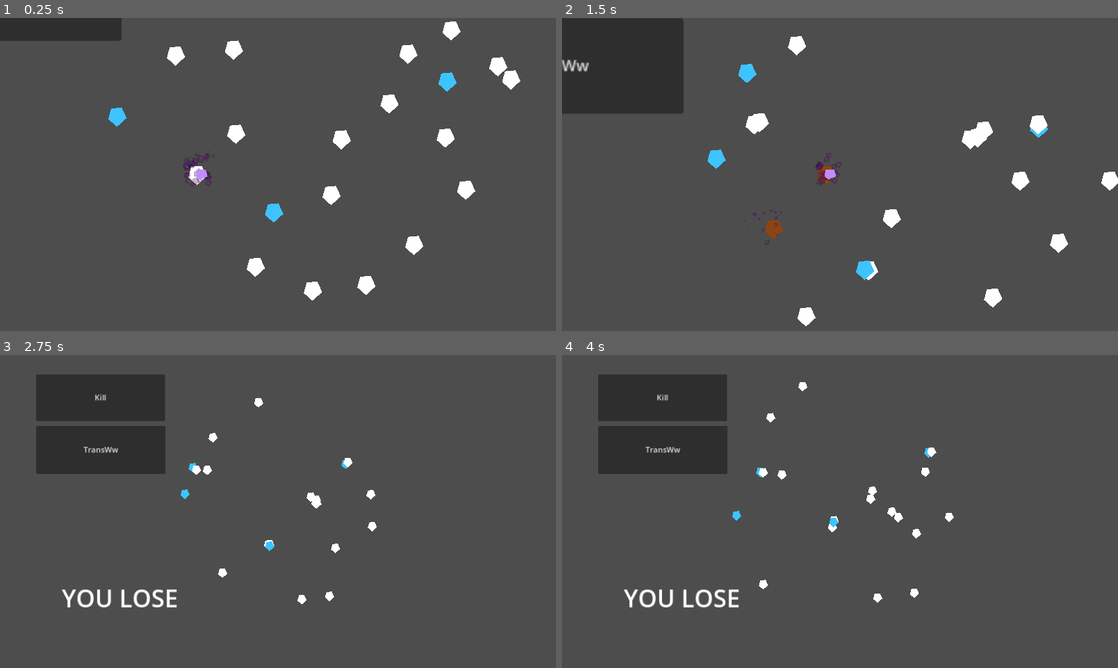
Above: before the commit, frames 1-4 (two rows, left to right).
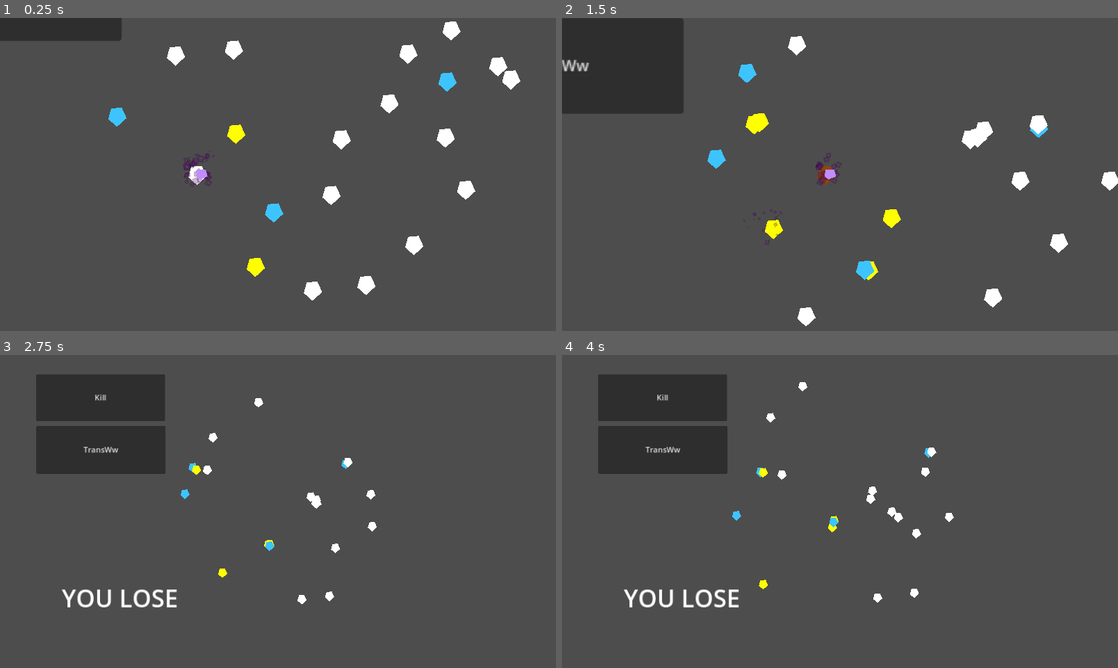
Above: after the commit, the same moments.

Repository: patator62180/Expelemalum
Game: Godot game, scene res://modules/world/world.tscn
Two runs of this game, one before a commit and one after it. Both use one fixed random seed, a clock stepped at 60 frames per second and the inputs below. The engine's default icon, where the game draws it, is replaced by a stand-in: a white triangle on a blue panel in a dark square. Sound files missing from this copy of the repository are replaced by a short silence.
Inputs:
- Up to frame 1 (0.25 s): no input
- Up to frame 2 (1.5 s): tap Enter at 0.5 s; hold Right (right) 0.53-1.28 s; tap Space (activate) at 0.6, 1.35 s; hold Down (down) from 1.28 s (still down)
- Up to frame 3 (2.75 s): release Down (down) at 2.03 s; hold Right (right) from 2.03 s (still down); tap Space (activate) at 2.1 s
- Up to frame 4 (4 s): release Right (right) at 2.78 s; hold Up (up) 2.78-3.53 s; tap Space (activate) at 2.85, 3.6 s; hold Left (left) from 3.53 s (still down)

The runs differ from the first frame. In frame 1, 0.3% of the frame differs, in the area x 40-48%, y 34-83%; in frame 2, 0.5%, in the area x 33-61%, y 30-84%; in frame 3, less than 0.1%; in frame 4, 0.1%.

Commit message:
color cursable character

Diff:
--- a/modules/curse/curse.gd
+++ b/modules/curse/curse.gd
@@ -3,6 +3,8 @@
 
 @export_node_path("Node2D") var INITIALLY_CURSED_CHARACTER : NodePath
 var cursed_character : Node2D = null
+
+var area_array : Array
 
 signal curse
 signal cantCurse
@@ -36,6 +38,10 @@
 func _process(delta : float):
 	if not Engine.is_editor_hint():
 		global_position = cursed_character.global_position
+		if area_array:
+			_highlightCursableCharacters(area_array, false)
+		area_array = _process_area_array()
+		_highlightCursableCharacters(area_array, true)
 
 func _input(event : InputEvent):
 	if not Engine.is_editor_hint():
@@ -65,6 +71,19 @@
 					else:
 						emit_signal("cantCurse")
 
+func _process_area_array() -> Array:
+	if not Engine.is_editor_hint():
+		var area_array : Array = []
+		area_array.append_array($Area2DUp.get_overlapping_areas().duplicate())
+		area_array.append_array($Area2DDown.get_overlapping_areas().duplicate())
+		area_array.append_array($Area2DLeft.get_overlapping_areas().duplicate())
+		area_array.append_array($Area2DRight.get_overlapping_areas().duplicate())
+		area_array.erase(cursed_character.get_node("Area2DBody"))
+
+		return area_array
+	else:
+		return []
+
 func _get_closest_character(area_array : Array) -> Node2D:
 	var closest_character : Node2D = null
 	var closest_character_distance : float = INF
@@ -80,3 +99,10 @@
 
 func _on_tree_exiting():
 	GameState.IsCurseAlive= false
+
+func _highlightCursableCharacters(area_array : Array, enable : bool):
+	for area in area_array:
+		var character : Node2D = area.get_parent()
+		if character != cursed_character:
+			var polygon : Polygon2D = character.get_node("Polygon2D")
+			polygon.color = Color.YELLOW if enable else Color.WHITE
--- a/modules/narration/narration.tscn
+++ b/modules/narration/narration.tscn
@@ -33,7 +33,7 @@
 uppercase = true
 
 [node name="LastLineSpoken" type="Timer" parent="."]
-wait_time = 20.0
+wait_time = 30.0
 
 [connection signal="finished" from="AudioStreamPlayer" to="." method="_on_audio_stream_player_finished"]
 [connection signal="timeout" from="LastLineSpoken" to="." method="_on_last_line_spoken_timeout"]
